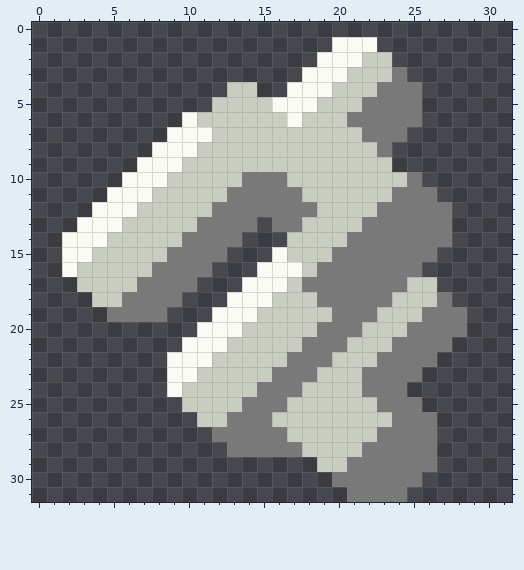
Pixel-art sprite: sprites/items/item0chem/inorganic/calcium/item0chem-lime.png. Above is the file before it was changed.
The file is 32x32 pixels.
After the commit:
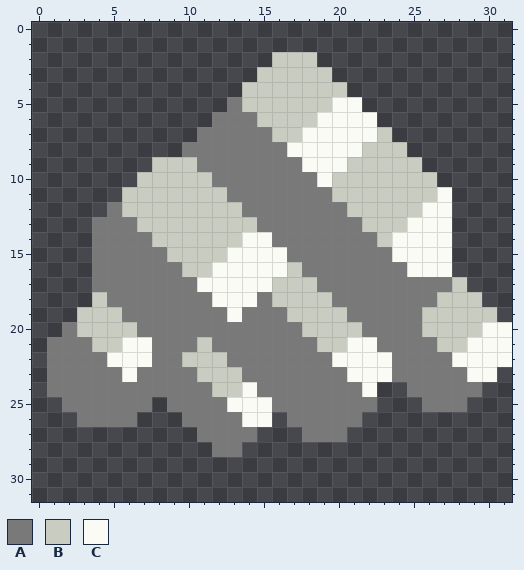
Palette (. is transparent): A #787978  B #c9cdc1  C #fafbf4
Edits made:
@@ x 0..31 @@
  0 ................................
- 1 ....................CCC.........
- 2 ...................CCCBB........
- 3 ..................CCCBBBA.......
- 4 .............BB..CCCBBBAAA......
- 5 ............BBBBCCCBBBAAAA......
- 6 ..........CBBBBBBCBBBAAAAA......
- 7 .........CCCBBBBBBBBBBAAA.......
- 8 ........CCCBBBBBBBBBBBBA........
- 9 .......CCCBBBBBBBBBBBBBB........
-10 ......CCCBBBBBAAABBBBBBBBA......
-11 .....CCCBBBBBAAAAABBBBBBAAA.....
-12 ....CCCBBBBBAAAAAAABBBBAAAAA....
-13 ...CCCBBBBBAAAA.AABBBBAAAAAA....
-14 ..CCCBBBBBAAAA...BBBBAAAAAAA....
-15 ..CCBBBBBAAAA...CBBBAAAAAAA.....
-16 ..CBBBBBAAAA...CCCBAAAAAAA......
-17 ...BBBBAAAA...CCCBAAAAAAABB.....
-18 ....BBAAAA...CCCBBBAAAAABBBA....
-19 .....AAAA...CCCBBBBBAAABBBAAA...
-20 ...........CCCBBBBBAAABBBAAAA...
-21 ..........CCCBBBBBAAABBBAAAA....
-22 .........CCCBBBBBAAABBBAAAA.....
-23 .........CCBBBBBAAABBBAAAA......
-24 .........CBBBBBAAABBBBAAA.......
-25 ..........BBBBAAABBBBBBAAA......
-26 ...........BBAAABBBBBBBBAAA.....
-27 ............AAAAABBBBBBAAAA.....
-28 .............AAAAABBBBAAAAA.....
-29 ...................BBAAAAAA.....
-30 ....................AAAAAA......
-31 .....................AAAA.......
+ 1 ................................
+ 2 ................BBB.............
+ 3 ...............BBBBB............
+ 4 ..............BBBBBBB...........
+ 5 .............ABBBBBBCC..........
+ 6 ............AAABBBBCCCC.........
+ 7 ...........AAAAABBCCCCCB........
+ 8 ..........AAAAAAACCCCCBBB.......
+ 9 ........BBBAAAAAAACCCBBBBB......
+10 .......BBBBBAAAAAAACBBBBBBB.....
+11 ......BBBBBBBAAAAAAABBBBBBBC....
+12 .....ABBBBBBBBAAAAAAABBBBBCC....
+13 ....AAABBBBBBBBAAAAAAABBBCCC....
+14 ....AAAABBBBBBCCAAAAAAABCCCC....
+15 ....AAAAABBBBCCCCAAAAAAACCCC....
+16 ....AAAAAABBCCCCCBAAAAAAACCC....
+17 ....AAAAAAACCCCCBBBAAAAAAAAAB...
+18 ....BAAAAAAACCCABBBBAAAAAAABBB..
+19 ...BBBAAAAAAACAAABBBBAAAAABBBBB.
+20 ..ABBBBAAAAAAAAAAABBBBAAAABBBBCC
+21 .AAABBCCAAABAAAAAAABBCCAAAABBCCC
+22 .AAAACCCAABBBAAAAAAACCCCAAAACCCC
+23 .AAAAACAAAABBBAAAAAAACCCAAAAACC.
+24 .AAAAAAAAAAABBCAAAAAAAC..AAAAA..
+25 ..AAAAAA.AAAACCCAAAAAAA...AAA...
+26 ...AAAA...AAAACC.AAAAA..........
+27 ...........AAAA...AAA...........
+28 ............AA..................
+29 ................................
+30 ................................
+31 ................................
